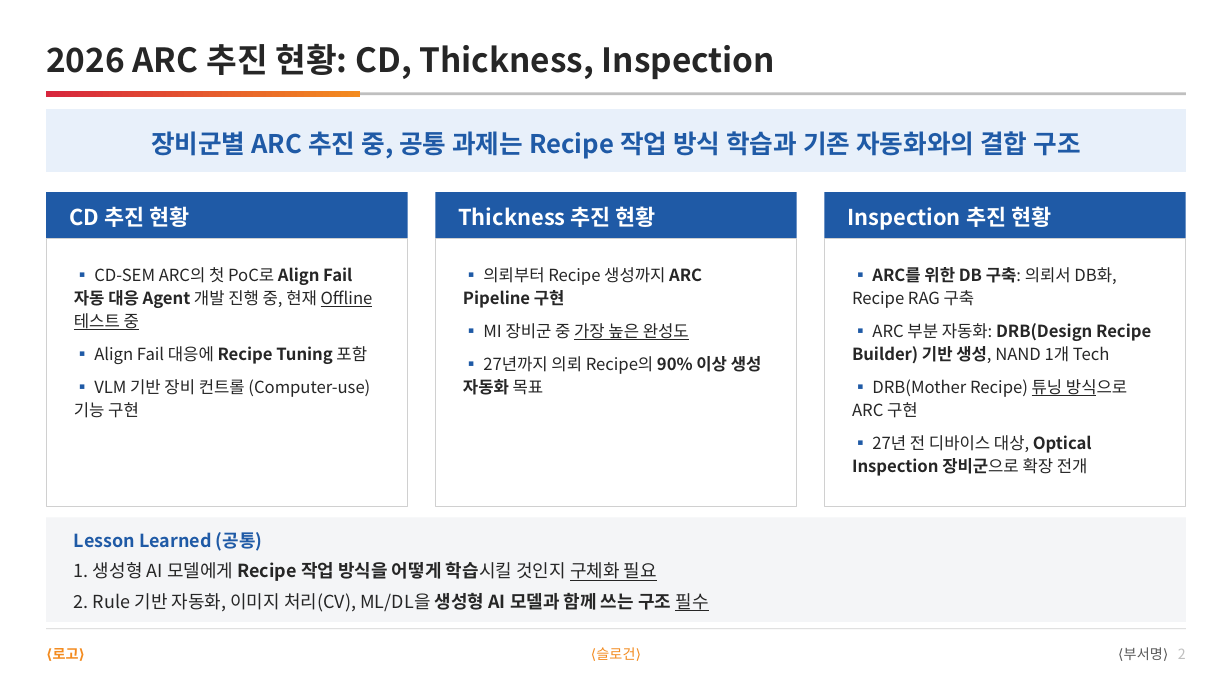
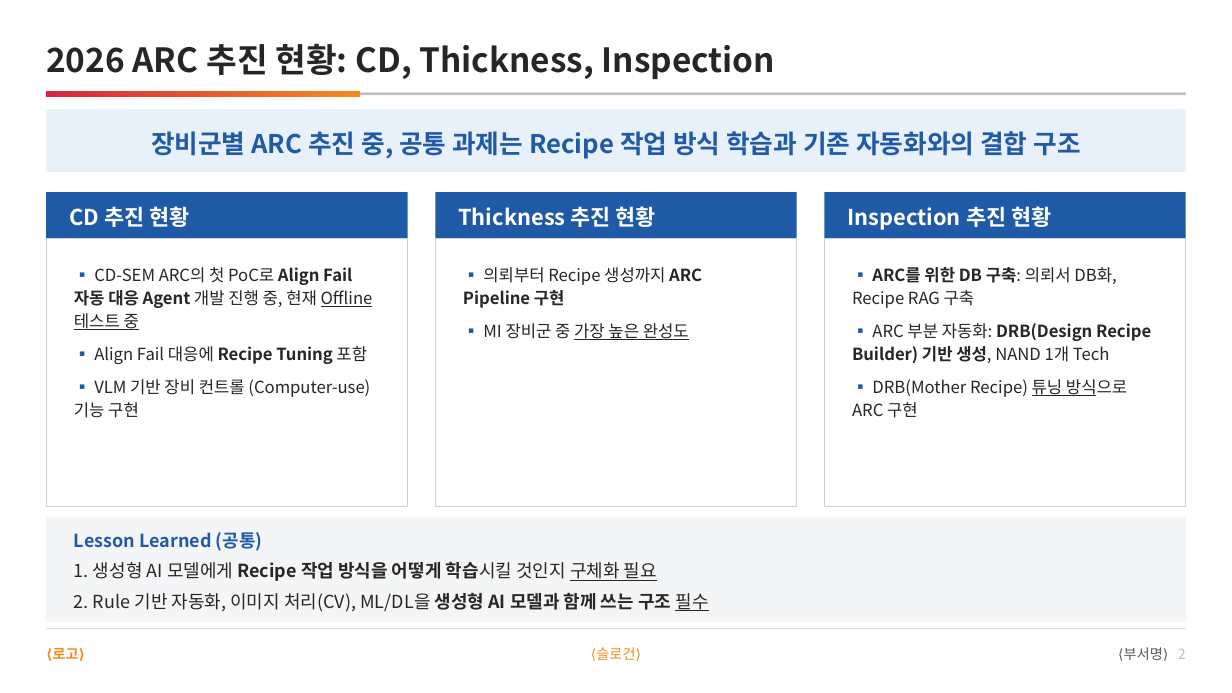
Before and after one commit to DarrenKoi/pm_notes, a slide deck: slide 2 of my-task/arc-tf/deliverables/arc-tf-team-full.pptx. Drawn at 1232x693 pixels with LibreOffice and Linux fonts; fonts in the diff are those of the drawing. Boxes give left, top, right and bottom in pixels: in the first picture for what was removed or moved away, otherwise in the second. Text is boxed around its words. In the diff, an @@ line names an element or a change of style, - is before the commit and + after.

```diff
--- a/my-task/arc-tf/deliverables/arc-tf-team-full.pptx
+++ b/my-task/arc-tf/deliverables/arc-tf-team-full.pptx
@@ text at [463,356,762,395]: paragraph removed @@
-▪ 27년까지 의뢰 Recipe의 90% 이상 생성 자동화 목표
@@ text at [852,435,1092,476]: paragraph removed @@
-▪ 27년 전 디바이스 대상, Optical Inspection 장비군으로 확장 전개
```
Also in this commit, not shown: 11 other slides changed, 13 other files.
